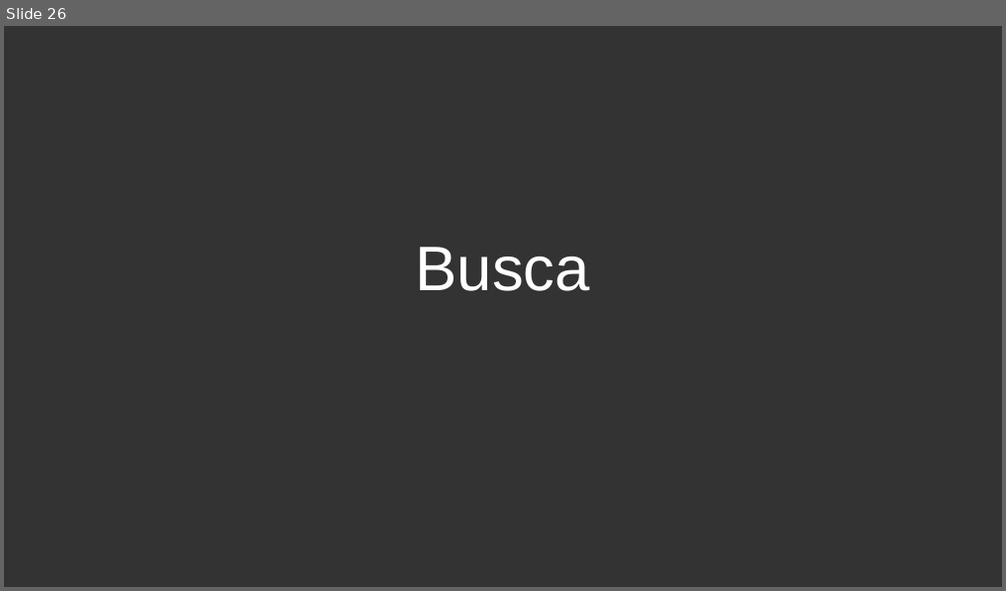
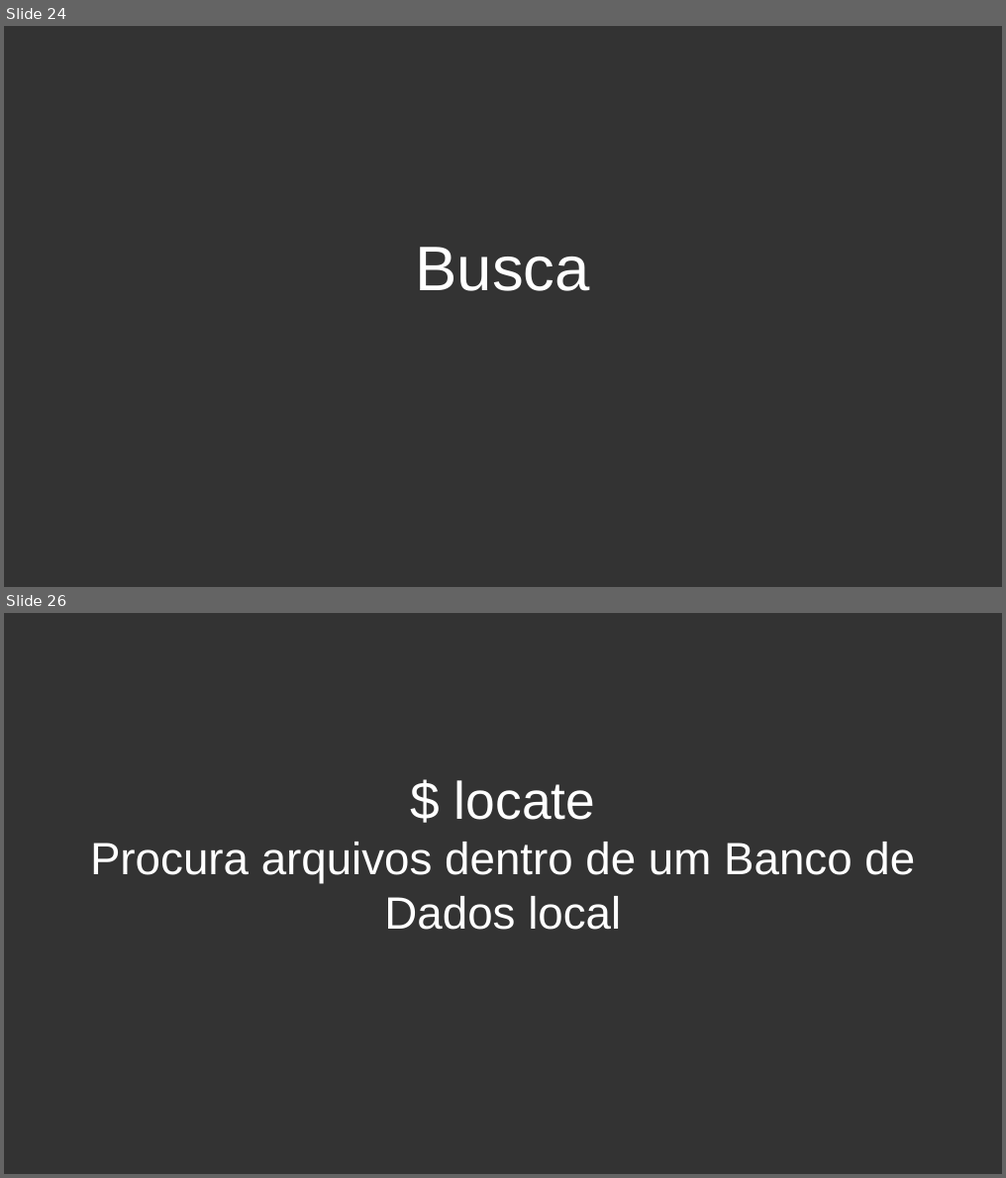
Before and after one commit to petecoutfpr/curso-linux-peteco, a slide deck: 2018-1/linux basico aula 5.odp. Shown one above the other, each under a label of ours: slide 26 before the commit, slides 24 and 26 after it; the slides between them are not shown. The pictures are 1006x591 and 1006x1178 pixels, drawn with LibreOffice and Linux fonts; fonts in the diff are those of the drawing; background and template pictures are left out. Boxes give left, top, right and bottom in pixels: in the first picture for what was removed or moved away, otherwise in the second. Text is boxed around its words. In the diff, an @@ line names an element or a change of style, - is before the commit and + after.

```diff
--- a/2018-1/linux basico aula 5.odp
+++ b/2018-1/linux basico aula 5.odp
@@ slide 26 added at box(4, 613, 1002, 1174), background #333333 @@
@@ subtitle added at box(90, 780, 915, 930), 36 pt, text #FFFFFF @@
+$ locate
+Procura arquivos dentro de um Banco de Dados local
@@ what was slide 26 is now slide 24 @@
```
Also in this commit, not shown: 1 slide changed, 8 other slides added, 4 slides removed.
